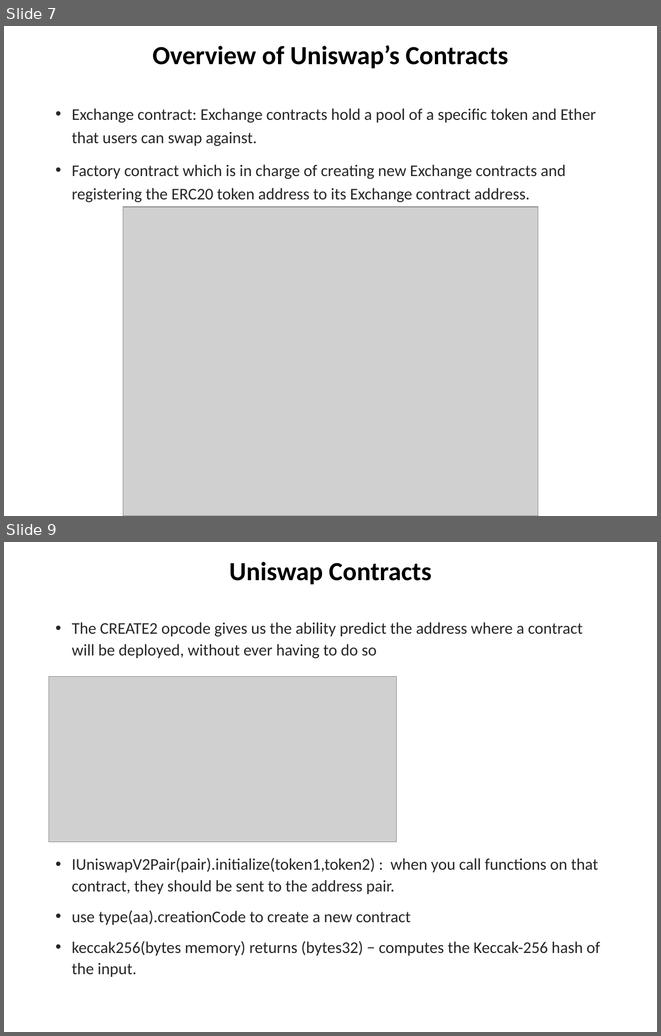
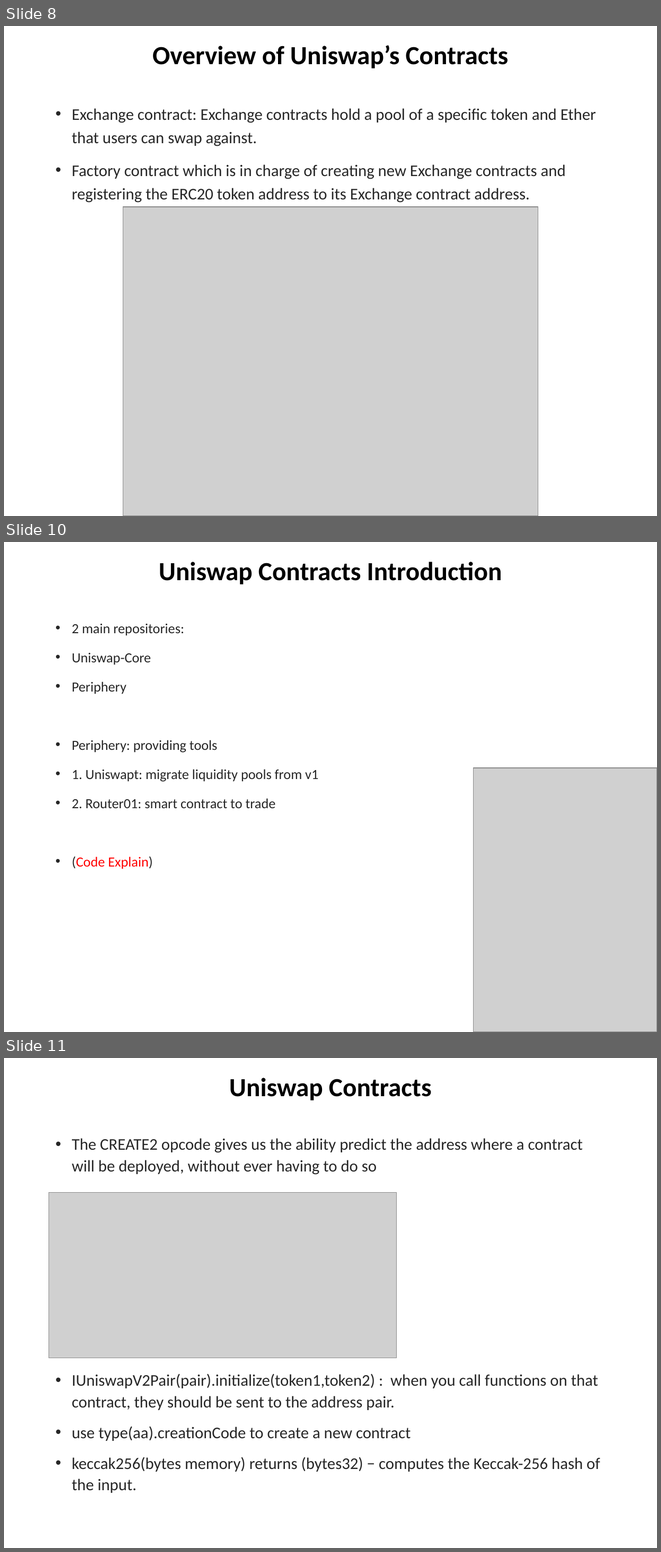
Before and after one commit to chuacw/SGUS-Slides, a slide deck: BCI - Batch2 - Day14 - DeFi 1.pptx. Shown one above the other, each under a label of ours: slides 7 and 9 before the commit, slides 8, 10 and 11 after it; the slides between them are not shown. The pictures are 661x1036 and 661x1552 pixels, drawn with LibreOffice and Linux fonts; fonts in the diff are those of the drawing; grey boxes stand for pictures. Boxes give left, top, right and bottom in pixels: in the first picture for what was removed or moved away, otherwise in the second. Text is boxed around its words. In the diff, an @@ line names an element or a change of style, - is before the commit and + after.

```diff
--- a/BCI - Batch2 - Day14 - DeFi 1.pptx
+++ b/BCI - Batch2 - Day14 - DeFi 1.pptx
@@ slide 10 added at <box>4,542,657,1032</box>, background #FFFFFF @@
@@ title added at <box>159,562,502,584</box>, 28.8 pt, text #000000, bold @@
+Uniswap Contracts Introduction
@@ text added at <box>72,624,318,869</box>, 15.3 pt, text #262626 @@
+• 2 main repositories:
+• Uniswap-Core
+• Periphery
+• Periphery: providing tools
+• 1. Uniswapt: migrate liquidity pools from v1
+• 2. Router01: smart contract to trade
+• (Code Explain)
@@ picture added at <box>474,768,657,1032</box> @@
@@ what was slide 7 is now slide 8 @@
@@ what was slide 9 is now slide 11 @@
```
Also in this commit, not shown: 2 slides changed, 2 other slides added, 1 slide removed, 3 other files.
